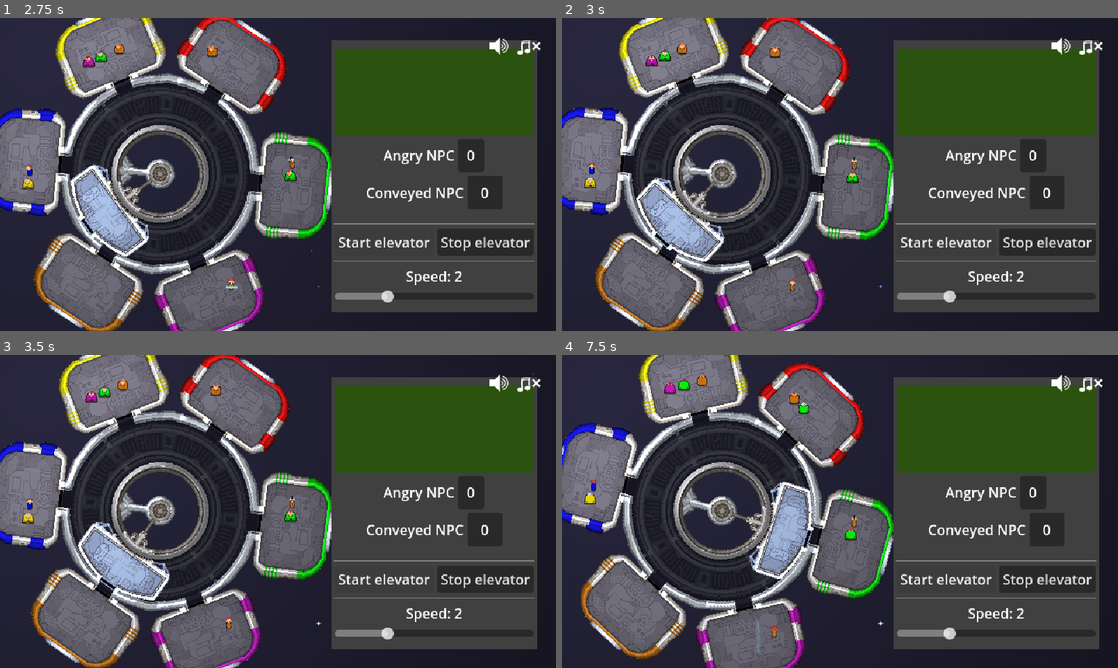
Above: before the commit, frames 1-4 (two rows, left to right).
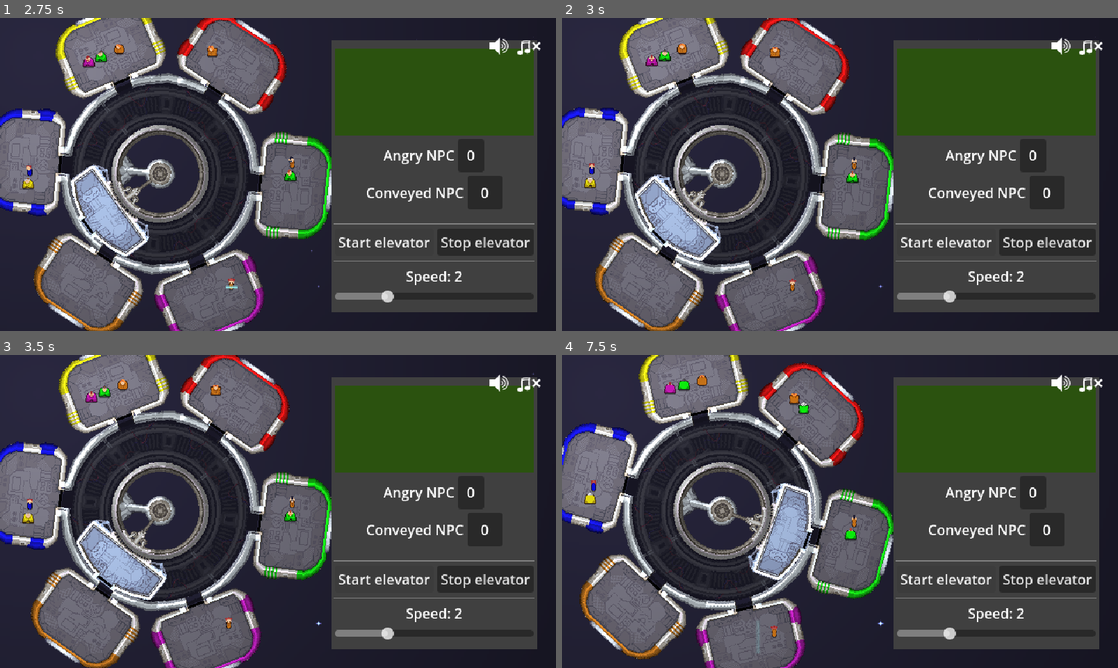
Above: after the commit, the same moments.

Repository: tehelka-gamedev/gmtk-2025
Game: Godot game, scene res://main.tscn
Same seed, same stepped clock (60 frames per second), same inputs: the game is played once before the commit and once after it. The engine's default icon, where the game draws it, is replaced by a stand-in: a white triangle on a blue panel in a dark square. Sound files missing from this copy of the repository are replaced by a short silence.
Inputs:
- Up to frame 1 (2.75 s): click "Start elevator" at 0.5 s; click "Start elevator" at 1.25 s; hold Up (ui_up) from 2.03 s (still down); hold Left (decrease_elevator_speed) from 2.03 s (still down)
- Up to frame 2 (3 s): release Up (ui_up) at 2.78 s; release Left (decrease_elevator_speed) at 2.78 s; hold Down (ui_down) from 2.78 s (still down); tap Space (elevator_toggle_movement) at 2.85 s
- Up to frame 3 (3.5 s): keep holding Down (ui_down)
- Up to frame 4 (7.5 s): release Down (ui_down) at 3.53 s; hold Right (increase_elevator_speed) 3.53-4.28 s; hold Up (ui_up) 3.53-5.03 s; tap Left (decrease_elevator_speed) at 4.35 s; hold Down (ui_down) 5.03-7.28 s; tap Space (elevator_toggle_movement) at 5.1, 7.35 s; tap Right (increase_elevator_speed) at 5.85 s; hold Left (decrease_elevator_speed) 6.53-7.28 s; hold Up (ui_up) from 7.28 s (still down)

Frame 1 is identical in both runs. In frame 2, 1.5% of the frame differs, in the area x 13-31%, y 46-78%; in frame 3, 1.5%; in frame 4, 1.2%.

Commit message:
Fix elevator snapping when speed is 0

Diff:
--- a/godot/objects/elevator.gd
+++ b/godot/objects/elevator.gd
@@ -151,7 +151,10 @@
 func _handle_snapping(delta: float) -> void:
     var target_rotation: float = inner_pivot.position.normalized().angle_to((snap_target.pivot.global_position - global_position).normalized())
     target_rotation = lerp_angle(rotation, target_rotation, 1)
-    rotation = lerp_angle(rotation, target_rotation, min(delta * SNAP_LERP_VALUE, 1.0))
+
+    var snaping_factor = speed_array[current_speed] / speed_array[2]
+
+    rotation = lerp_angle(rotation, target_rotation, min(delta * SNAP_LERP_VALUE * snaping_factor, 1.0))
     if abs(target_rotation - rotation) < 0.01:
         rotation = target_rotation
         _on_snap_finished()
